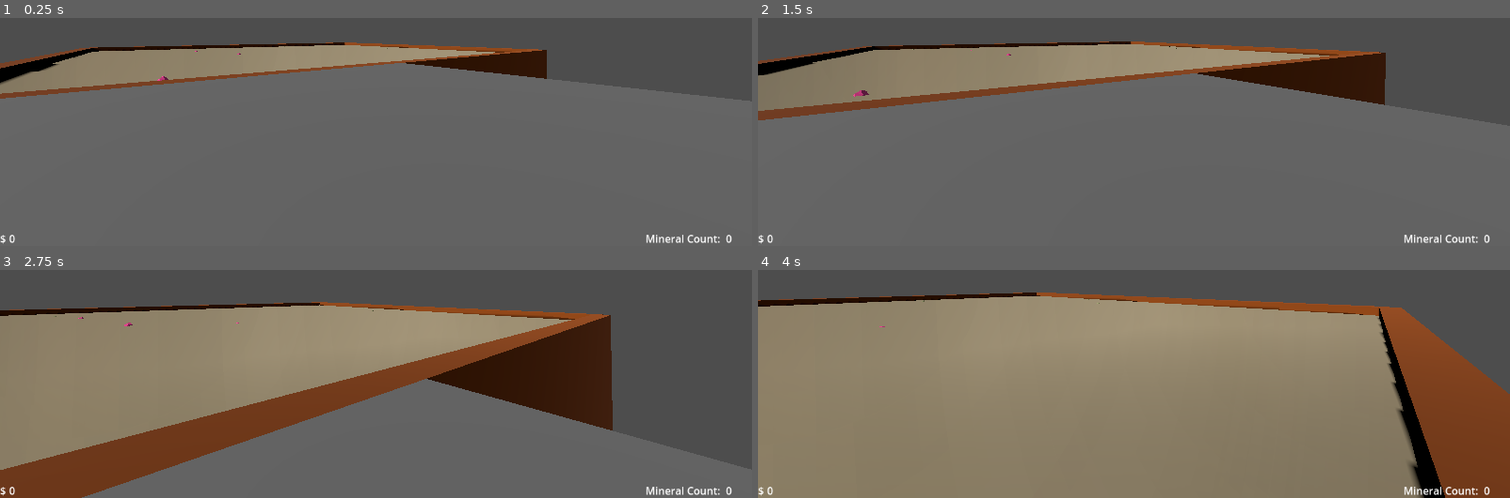
Above: before the commit, frames 1-4 (two rows, left to right).
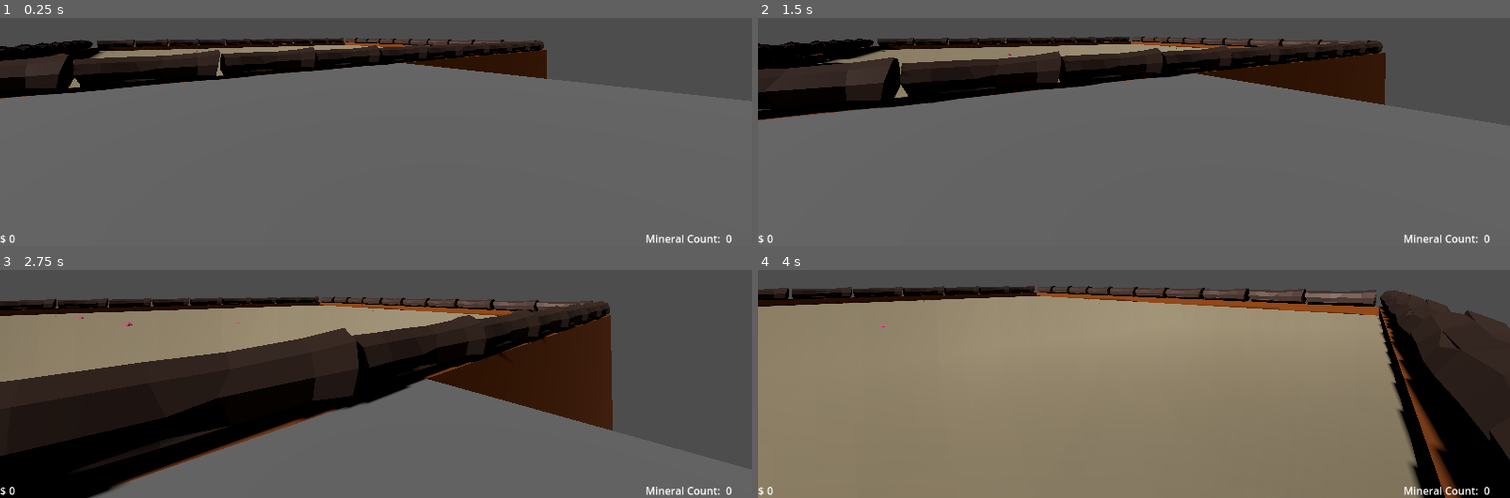
Above: after the commit, the same moments.

Repository: jasonkwan86/digging-vr-game
Game: Godot game, scene res://common/worlds/world_custom_terrain.tscn
Two runs of this game, one before a commit and one after it. Both use one fixed random seed, a clock stepped at 60 frames per second and the inputs below.
Inputs (mouse positions are in pixels of both pictures, inside the frame that each line leads up to):
- Up to frame 1 (0.25 s): no input
- Up to frame 2 (1.5 s): tap Enter (ui_accept) at 0.5, 0.77 s; move the mouse to (1171, 33) at 0.52 s; hold W (move_forward) from 0.53 s (still down); click (1171, 33) at 0.6 s; move the mouse to (1096, 36) at 1.27 s; tap E (interact) at 1.35 s
- Up to frame 3 (2.75 s): keep holding W (move_forward); tap Enter (ui_accept) at 1.52 s; move the mouse to (391, 279) at 2.02 s; click (391, 279) at 2.1 s
- Up to frame 4 (4 s): keep holding W (move_forward); move the mouse to (1126, 295) at 2.77 s; tap E (interact) at 2.85 s; tap Enter (ui_accept) at 3.02, 3.77 s; move the mouse to (1186, 292) at 3.52 s; click (1186, 292) at 3.6 s

The runs differ from the first frame. In frame 1, 9.3% of the frame differs, in the area x 0-73%, y 8-36%; in frame 2, 14%; in frame 3, 30%, in the area x 0-82%, y 11-100%; in frame 4, 14%.

Commit message:
add wooden logs to sandbox side

Diff:
--- /dev/null
+++ b/common/aesthetic_items/logs/wood-log.tscn
@@ -0,0 +1,7 @@
+[gd_scene load_steps=2 format=3 uid="uid://bnhfm72f5dcqw"]
+
+[ext_resource type="PackedScene" uid="uid://cyj3fgbqgyy0n" path="res://common/aesthetic_items/logs/wood-log.glb" id="1_gw0c5"]
+
+[node name="WoodLog" type="Node3D"]
+
+[node name="Root Scene" parent="." instance=ExtResource("1_gw0c5")]
--- a/common/worlds/world_custom_terrain.tscn
+++ b/common/worlds/world_custom_terrain.tscn
@@ -6,6 +6,7 @@
 [ext_resource type="PackedScene" uid="uid://b5y7gyaqb66j8" path="res://common/buried_items/variants/rock/rock.tscn" id="4_c5o21"]
 [ext_resource type="PackedScene" uid="uid://vt1idgq5nph3" path="res://common/modifiable_ground/variants/stone/modifiable_ground_stone.tscn" id="4_fcoao"]
 [ext_resource type="PackedScene" uid="uid://b0e318kwkxgo6" path="res://common/buried_items/variants/crystal/crystal.tscn" id="5_fcoao"]
+[ext_resource type="PackedScene" uid="uid://bnhfm72f5dcqw" path="res://common/aesthetic_items/logs/wood-log.tscn" id="5_ycwdu"]
 [ext_resource type="PackedScene" uid="uid://c80hpgbwshdgs" path="res://common/buried_items/variants/money_wad/money_wad.tscn" id="7_qedbv"]
 
 [sub_resource type="PlaneMesh" id="PlaneMesh_lnkuo"]
@@ -46,6 +47,160 @@
 [node name="Sandbox" type="Node3D" parent="."]
 transform = Transform3D(1, 0, 0, 0, 1, 0, 0, 0, 1, -3, 0, 0)
 
+[node name="SandboxBarriers" type="Node3D" parent="Sandbox"]
+
+[node name="SandboxBarrier4" type="MeshInstance3D" parent="Sandbox/SandboxBarriers"]
+transform = Transform3D(-4.371139e-08, 0, 1, 0, 1, 0, -1, 0, -4.371139e-08, 13.5, -16, 12.5)
+mesh = SubResource("BoxMesh_lopip")
+skeleton = NodePath("../..")
+
+[node name="SandboxBarrier5" type="MeshInstance3D" parent="Sandbox/SandboxBarriers"]
+transform = Transform3D(-4.371139e-08, 0, 1, 0, 1, 0, -1, 0, -4.371139e-08, 53.5, -16, 12.5)
+mesh = SubResource("BoxMesh_lopip")
+skeleton = NodePath("../..")
+
+[node name="SandboxBarrier6" type="MeshInstance3D" parent="Sandbox/SandboxBarriers"]
+transform = Transform3D(-1, 0, -8.742278e-08, 0, 1, 0, 8.742278e-08, 0, -1, 33.5, -16, -7.5)
+mesh = SubResource("BoxMesh_lopip")
+skeleton = NodePath("../..")
+
+[node name="SandboxBarrier7" type="MeshInstance3D" parent="Sandbox/SandboxBarriers"]
+transform = Transform3D(-1, 0, -8.742278e-08, 0, 1, 0, 8.742278e-08, 0, -1, 33.5, -16, 32.5)
+mesh = SubResource("BoxMesh_lopip")
+skeleton = NodePath("../..")
+
+[node name="-ZWoodLogs" type="Node3D" parent="Sandbox/SandboxBarriers"]
+transform = Transform3D(1, 0, 0, 0, 1, 0, 0, 0, 1, 16, 0, -7.461055)
+
+[node name="WoodLog" parent="Sandbox/SandboxBarriers/-ZWoodLogs" instance=ExtResource("5_ycwdu")]
+transform = Transform3D(0.9996198, 0, 0.027572708, 0, 1, 0, -0.027572708, 0, 0.9996198, 0, 0, 0)
+
+[node name="WoodLog2" parent="Sandbox/SandboxBarriers/-ZWoodLogs" instance=ExtResource("5_ycwdu")]
+transform = Transform3D(1, 0, 0, 0, 1, 0, 0, 0, 1, 3.7866993, 0, 0)
+
+[node name="WoodLog3" parent="Sandbox/SandboxBarriers/-ZWoodLogs" instance=ExtResource("5_ycwdu")]
+transform = Transform3D(1, 0, 0, 0, 1, 0, 0, 0, 1, 7.696783, 0, 0)
+
+[node name="WoodLog4" parent="Sandbox/SandboxBarriers/-ZWoodLogs" instance=ExtResource("5_ycwdu")]
+transform = Transform3D(1, 0, 0, 0, 1, 0, 0, 0, 1, 11.561167, 0, 0)
+
+[node name="WoodLog5" parent="Sandbox/SandboxBarriers/-ZWoodLogs" instance=ExtResource("5_ycwdu")]
+transform = Transform3D(1, 0, 0, 0, 1, 0, 0, 0, 1, 15.411083, 0, 0)
+
+[node name="WoodLog6" parent="Sandbox/SandboxBarriers/-ZWoodLogs" instance=ExtResource("5_ycwdu")]
+transform = Transform3D(1, 0, 0, 0, 1, 0, 0, 0, 1, 19.284492, 0, 0)
+
+[node name="WoodLog7" parent="Sandbox/SandboxBarriers/-ZWoodLogs" instance=ExtResource("5_ycwdu")]
+transform = Transform3D(1, 0, 0, 0, 1, 0, 0, 0, 1, 23.206081, 0, 0)
+
+[node name="WoodLog8" parent="Sandbox/SandboxBarriers/-ZWoodLogs" instance=ExtResource("5_ycwdu")]
+transform = Transform3D(1, 0, 0, 0, 1, 0, 0, 0, 1, 27.022633, 0, 0)
+
+[node name="WoodLog9" parent="Sandbox/SandboxBarriers/-ZWoodLogs" instance=ExtResource("5_ycwdu")]
+transform = Transform3D(1, 0, 0, 0, 1, 0, 0, 0, 1, 30.883183, 0, 0)
+
+[node name="WoodLog10" parent="Sandbox/SandboxBarriers/-ZWoodLogs" instance=ExtResource("5_ycwdu")]
+transform = Transform3D(1, 0, 0, 0, 1, 0, 0, 0, 1, 34.771477, 0, 0)
+
+[node name="+ZWoodLogs" type="Node3D" parent="Sandbox/SandboxBarriers"]
+transform = Transform3D(1, 0, 0, 0, 1, 0, 0, 0, 1, 16, 0, 32.57123)
+
+[node name="WoodLog" parent="Sandbox/SandboxBarriers/+ZWoodLogs" instance=ExtResource("5_ycwdu")]
+transform = Transform3D(0.9996198, 0, 0.027572708, 0, 1, 0, -0.027572708, 0, 0.9996198, 0, 0, 0)
+
+[node name="WoodLog2" parent="Sandbox/SandboxBarriers/+ZWoodLogs" instance=ExtResource("5_ycwdu")]
+transform = Transform3D(1, 0, 0, 0, 1, 0, 0, 0, 1, 3.7866993, 0, 0)
+
+[node name="WoodLog3" parent="Sandbox/SandboxBarriers/+ZWoodLogs" instance=ExtResource("5_ycwdu")]
+transform = Transform3D(1, 0, 0, 0, 1, 0, 0, 0, 1, 7.696783, 0, 0)
+
+[node name="WoodLog4" parent="Sandbox/SandboxBarriers/+ZWoodLogs" instance=ExtResource("5_ycwdu")]
+transform = Transform3D(1, 0, 0, 0, 1, 0, 0, 0, 1, 11.561167, 0, 0)
+
+[node name="WoodLog5" parent="Sandbox/SandboxBarriers/+ZWoodLogs" instance=ExtResource("5_ycwdu")]
+transform = Transform3D(1, 0, 0, 0, 1, 0, 0, 0, 1, 15.411083, 0, 0)
+
+[node name="WoodLog6" parent="Sandbox/SandboxBarriers/+ZWoodLogs" instance=ExtResource("5_ycwdu")]
+transform = Transform3D(1, 0, 0, 0, 1, 0, 0, 0, 1, 19.284492, 0, 0)
+
+[node name="WoodLog7" parent="Sandbox/SandboxBarriers/+ZWoodLogs" instance=ExtResource("5_ycwdu")]
+transform = Transform3D(1, 0, 0, 0, 1, 0, 0, 0, 1, 23.206081, 0, 0)
+
+[node name="WoodLog8" parent="Sandbox/SandboxBarriers/+ZWoodLogs" instance=ExtResource("5_ycwdu")]
+transform = Transform3D(1, 0, 0, 0, 1, 0, 0, 0, 1, 27.022633, 0, 0)
+
+[node name="WoodLog9" parent="Sandbox/SandboxBarriers/+ZWoodLogs" instance=ExtResource("5_ycwdu")]
+transform = Transform3D(1, 0, 0, 0, 1, 0, 0, 0, 1, 30.883183, 0, 0)
+
+[node name="WoodLog10" parent="Sandbox/SandboxBarriers/+ZWoodLogs" instance=ExtResource("5_ycwdu")]
+transform = Transform3D(1, 0, 0, 0, 1, 0, 0, 0, 1, 34.883183, 0, 0)
+
+[node name="+XWoodLogs" type="Node3D" parent="Sandbox/SandboxBarriers"]
+transform = Transform3D(-4.371139e-08, 0, 1, 0, 1, 0, -1, 0, -4.371139e-08, 53.321724, 1.9073486e-06, 29.791449)
+
+[node name="WoodLog" parent="Sandbox/SandboxBarriers/+XWoodLogs" instance=ExtResource("5_ycwdu")]
+transform = Transform3D(0.9996198, 0, 0.027572708, 0, 1, 0, -0.027572708, 0, 0.9996198, 0, 0, 0)
+
+[node name="WoodLog2" parent="Sandbox/SandboxBarriers/+XWoodLogs" instance=ExtResource("5_ycwdu")]
+transform = Transform3D(1, 0, 0, 0, 1, 0, 0, 0, 1, 3.7866993, 0, 0)
+
+[node name="WoodLog3" parent="Sandbox/SandboxBarriers/+XWoodLogs" instance=ExtResource("5_ycwdu")]
+transform = Transform3D(1, 0, 0, 0, 1, 0, 0, 0, 1, 7.696783, 0, 0)
+
+[node name="WoodLog4" parent="Sandbox/SandboxBarriers/+XWoodLogs" instance=ExtResource("5_ycwdu")]
+transform = Transform3D(1, 0, 0, 0, 1, 0, 0, 0, 1, 11.561167, 0, 0)
+
+[node name="WoodLog5" parent="Sandbox/SandboxBarriers/+XWoodLogs" instance=ExtResource("5_ycwdu")]
+transform = Transform3D(1, 0, 0, 0, 1, 0, 0, 0, 1, 15.411083, 0, 0)
+
+[node name="WoodLog6" parent="Sandbox/SandboxBarriers/+XWoodLogs" instance=ExtResource("5_ycwdu")]
+transform = Transform3D(1, 0, 0, 0, 1, 0, 0, 0, 1, 19.284492, 0, 0)
+
+[node name="WoodLog7" parent="Sandbox/SandboxBarriers/+XWoodLogs" instance=ExtResource("5_ycwdu")]
+transform = Transform3D(1, 0, 0, 0, 1, 0, 0, 0, 1, 23.206081, 0, 0)
+
+[node name="WoodLog8" parent="Sandbox/SandboxBarriers/+XWoodLogs" instance=ExtResource("5_ycwdu")]
+transform = Transform3D(1, 0, 0, 0, 1, 0, 0, 0, 1, 27.022633, 0, 0)
+
+[node name="WoodLog9" parent="Sandbox/SandboxBarriers/+XWoodLogs" instance=ExtResource("5_ycwdu")]
+transform = Transform3D(1, 0, 0, 0, 1, 0, 0, 0, 1, 30.883183, 0, 0)
+
+[node name="WoodLog10" parent="Sandbox/SandboxBarriers/+XWoodLogs" instance=ExtResource("5_ycwdu")]
+transform = Transform3D(1, 0, 0, 0, 1, 0, 0, 0, 1, 34.701187, 0, 0)
+
+[node name="-XWoodLogs" type="Node3D" parent="Sandbox/SandboxBarriers"]
+transform = Transform3D(-4.371139e-08, 0, 1, 0, 1, 0, -1, 0, -4.371139e-08, 13.47929, 1.9073486e-06, 29.651323)
+
+[node name="WoodLog" parent="Sandbox/SandboxBarriers/-XWoodLogs" instance=ExtResource("5_ycwdu")]
+transform = Transform3D(0.9996198, 0, 0.027572708, 0, 1, 0, -0.027572708, 0, 0.9996198, 0, 0, 0)
+
+[node name="WoodLog2" parent="Sandbox/SandboxBarriers/-XWoodLogs" instance=ExtResource("5_ycwdu")]
+transform = Transform3D(1, 0, 0, 0, 1, 0, 0, 0, 1, 3.7866993, 0, 0)
+
+[node name="WoodLog3" parent="Sandbox/SandboxBarriers/-XWoodLogs" instance=ExtResource("5_ycwdu")]
+transform = Transform3D(1, 0, 0, 0, 1, 0, 0, 0, 1, 7.696783, 0, 0)
+
+[node name="WoodLog4" parent="Sandbox/SandboxBarriers/-XWoodLogs" instance=ExtResource("5_ycwdu")]
+transform = Transform3D(1, 0, 0, 0, 1, 0, 0, 0, 1, 11.561167, 0, 0)
+
+[node name="WoodLog5" parent="Sandbox/SandboxBarriers/-XWoodLogs" instance=ExtResource("5_ycwdu")]
+transform = Transform3D(1, 0, 0, 0, 1, 0, 0, 0, 1, 15.411083, 0, 0)
+
+[node name="WoodLog6" parent="Sandbox/SandboxBarriers/-XWoodLogs" instance=ExtResource("5_ycwdu")]
+transform = Transform3D(1, 0, 0, 0, 1, 0, 0, 0, 1, 19.284492, 0, 0)
+
+[node name="WoodLog7" parent="Sandbox/SandboxBarriers/-XWoodLogs" instance=ExtResource("5_ycwdu")]
+transform = Transform3D(1, 0, 0, 0, 1, 0, 0, 0, 1, 23.206081, 0, 0)
+
+[node name="WoodLog8" parent="Sandbox/SandboxBarriers/-XWoodLogs" instance=ExtResource("5_ycwdu")]
+transform = Transform3D(1, 0, 0, 0, 1, 0, 0, 0, 1, 27.022633, 0, 0)
+
+[node name="WoodLog9" parent="Sandbox/SandboxBarriers/-XWoodLogs" instance=ExtResource("5_ycwdu")]
+transform = Transform3D(1, 0, 0, 0, 1, 0, 0, 0, 1, 30.883183, 0, 0)
+
+[node name="WoodLog10" parent="Sandbox/SandboxBarriers/-XWoodLogs" instance=ExtResource("5_ycwdu")]
+transform = Transform3D(1, 0, 0, 0, 1, 0, 0, 0, 1, 34.726852, 0, 0)
+
 [node name="SandboxOrigin" type="Node3D" parent="Sandbox"]
 transform = Transform3D(1, 0, 0, 0, 1, 0, 0, 0, 1, 14, -31, -7)
 
@@ -56,22 +211,6 @@
 [node name="ModifiableGroundStone" parent="Sandbox/SandboxOrigin" instance=ExtResource("4_fcoao")]
 transform = Transform3D(1, 0, 0, 0, 1, 0, 0, 0, 1, 0, -30, 0)
 
-[node name="SandboxBarrier4" type="MeshInstance3D" parent="Sandbox"]
-transform = Transform3D(-4.371139e-08, 0, 1, 0, 1, 0, -1, 0, -4.371139e-08, 13.5, -16, 12.5)
-mesh = SubResource("BoxMesh_lopip")
-
-[node name="SandboxBarrier5" type="MeshInstance3D" parent="Sandbox"]
-transform = Transform3D(-4.371139e-08, 0, 1, 0, 1, 0, -1, 0, -4.371139e-08, 53.5, -16, 12.5)
-mesh = SubResource("BoxMesh_lopip")
-
-[node name="SandboxBarrier6" type="MeshInstance3D" parent="Sandbox"]
-transform = Transform3D(-1, 0, -8.742278e-08, 0, 1, 0, 8.742278e-08, 0, -1, 33.5, -16, -7.5)
-mesh = SubResource("BoxMesh_lopip")
-
-[node name="SandboxBarrier7" type="MeshInstance3D" parent="Sandbox"]
-transform = Transform3D(-1, 0, -8.742278e-08, 0, 1, 0, 8.742278e-08, 0, -1, 33.5, -16, 32.5)
-mesh = SubResource("BoxMesh_lopip")
-
 [node name="BuriedItems" type="Node3D" parent="Sandbox"]
 
 [node name="Rock" parent="Sandbox/BuriedItems" instance=ExtResource("4_c5o21")]
Binary file added: common/aesthetic_items/logs/wood-log.glb
Not shown, added: common/aesthetic_items/logs/wood-log.glb.import
Not shown: 1 places in common/worlds/world_custom_terrain.tscn that only renumber resources
Not shown, changed: README.md
